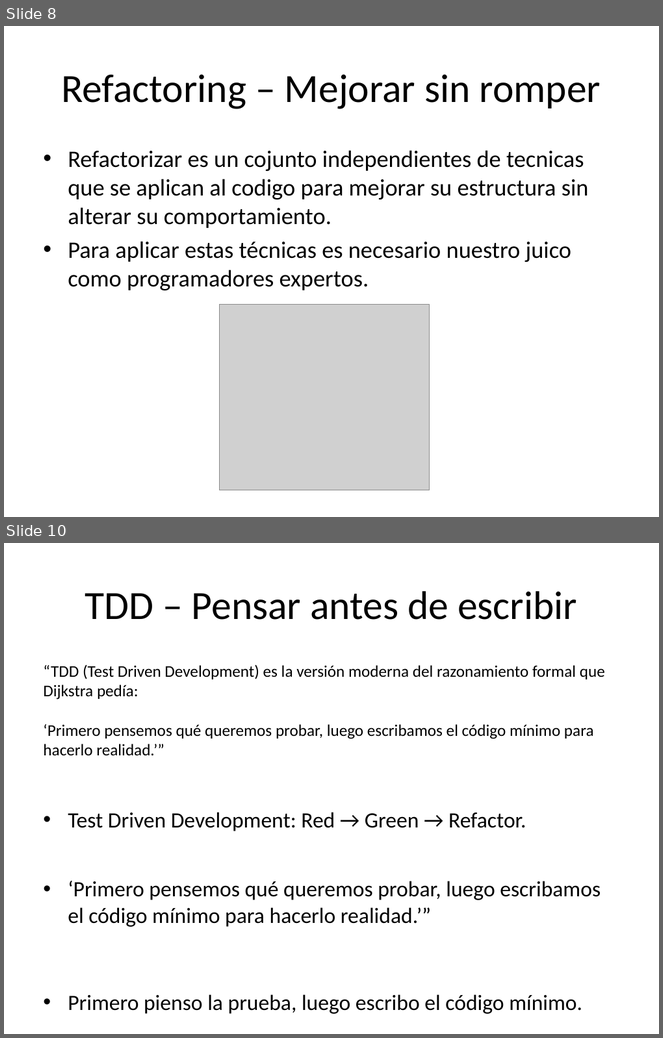
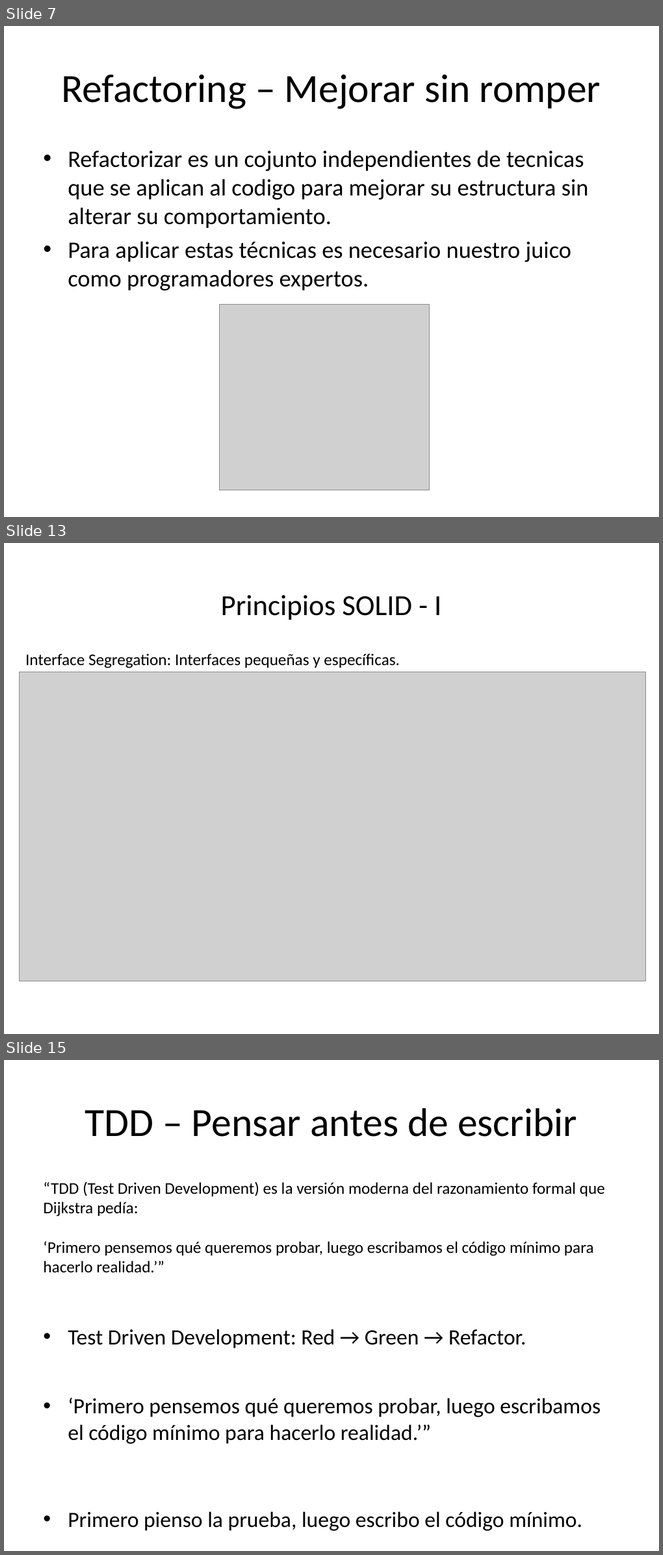
Before and after one commit to EmilioM1983/arquitectura-software-intro, a slide deck: presentacion_Emilio_Mayer.odp. Shown one above the other, each under a label of ours: slides 8 and 10 before the commit, slides 7, 13 and 15 after it; the slides between them are not shown. The pictures are 663x1038 and 663x1555 pixels, drawn with LibreOffice and Linux fonts; fonts in the diff are those of the drawing; grey boxes stand for pictures. Boxes give left, top, right and bottom in pixels: in the first picture for what was removed or moved away, otherwise in the second. Text is boxed around its words. In the diff, an @@ line names an element or a change of style, - is before the commit and + after.

```diff
--- a/presentacion_Emilio_Mayer.odp
+++ b/presentacion_Emilio_Mayer.odp
@@ slide 13 added at (4,543,659,1034), background #FFFFFF @@
@@ title added at (221,595,441,620), 32 pt, text #000000 @@
+Principios SOLID - I
@@ text added at (25,653,400,668), 18 pt, text #000000 @@
+Interface Segregation: Interfaces pequeñas y específicas.
@@ picture added at (19,672,646,981) @@
@@ what was slide 8 is now slide 7 @@
@@ what was slide 10 is now slide 15 @@
```
Also in this commit, not shown: 2 slides changed, 5 other slides added, 1 slide removed.
